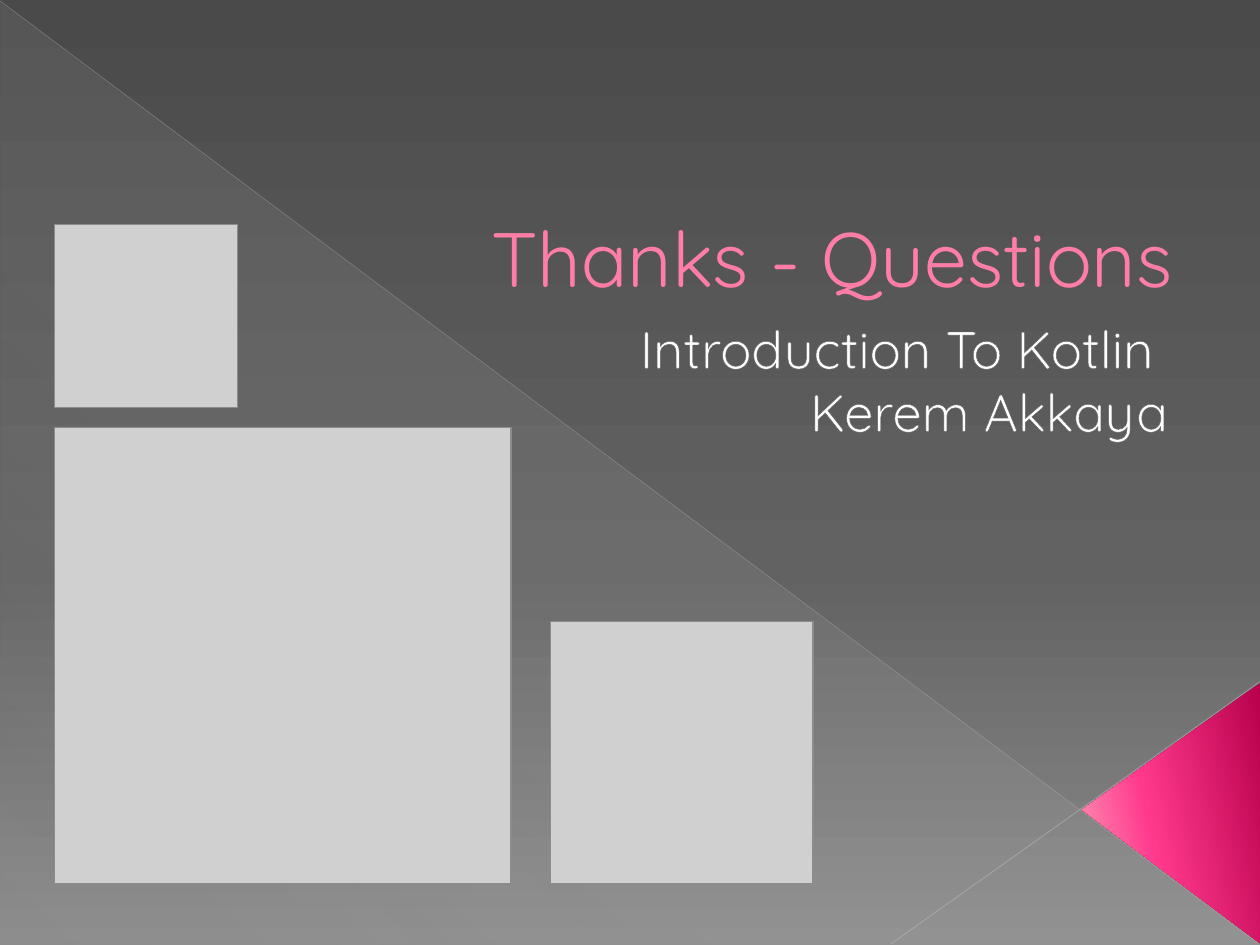
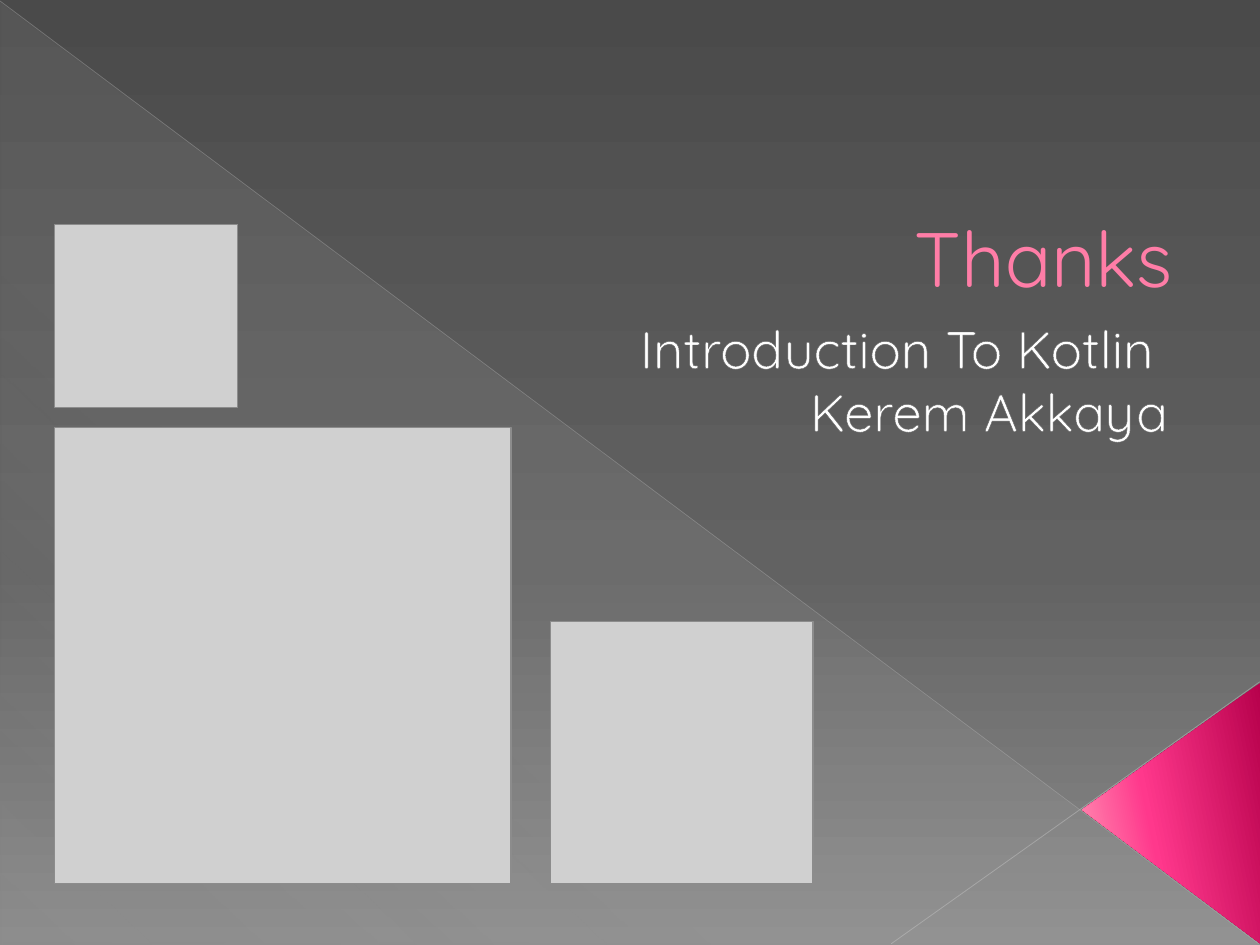
Before and after one commit to KeremAkkaya/kotlinpresentation, a slide deck: slide 57 of Kotlin Programlamaya Giriş.pptx (slide 49 before the commit). Drawn at 1260x945 pixels with LibreOffice and Linux fonts; fonts in the diff are those of the drawing; grey boxes stand for pictures. Boxes give left, top, right and bottom in pixels: in the first picture for what was removed or moved away, otherwise in the second. Text is boxed around its words. In the diff, an @@ line names an element or a change of style, - is before the commit and + after.

```diff
--- a/Kotlin Programlamaya Giriş.pptx
+++ b/Kotlin Programlamaya Giriş.pptx
@@ title at bbox=[915, 230, 1173, 288]: text changed @@
-Thanks - Questions
+Thanks
```
Also in this commit, not shown: 47 other slides changed, 8 slides added, 1 other file.
